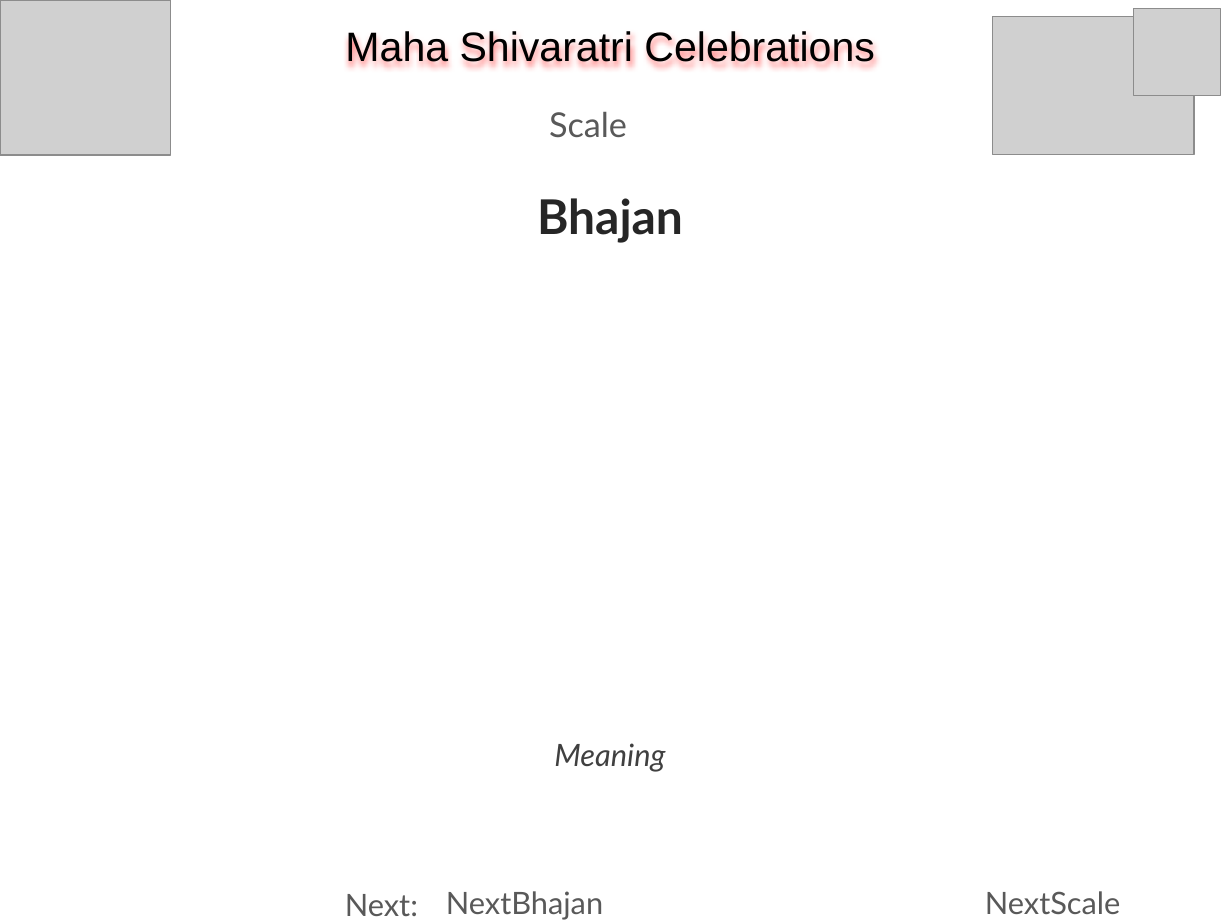
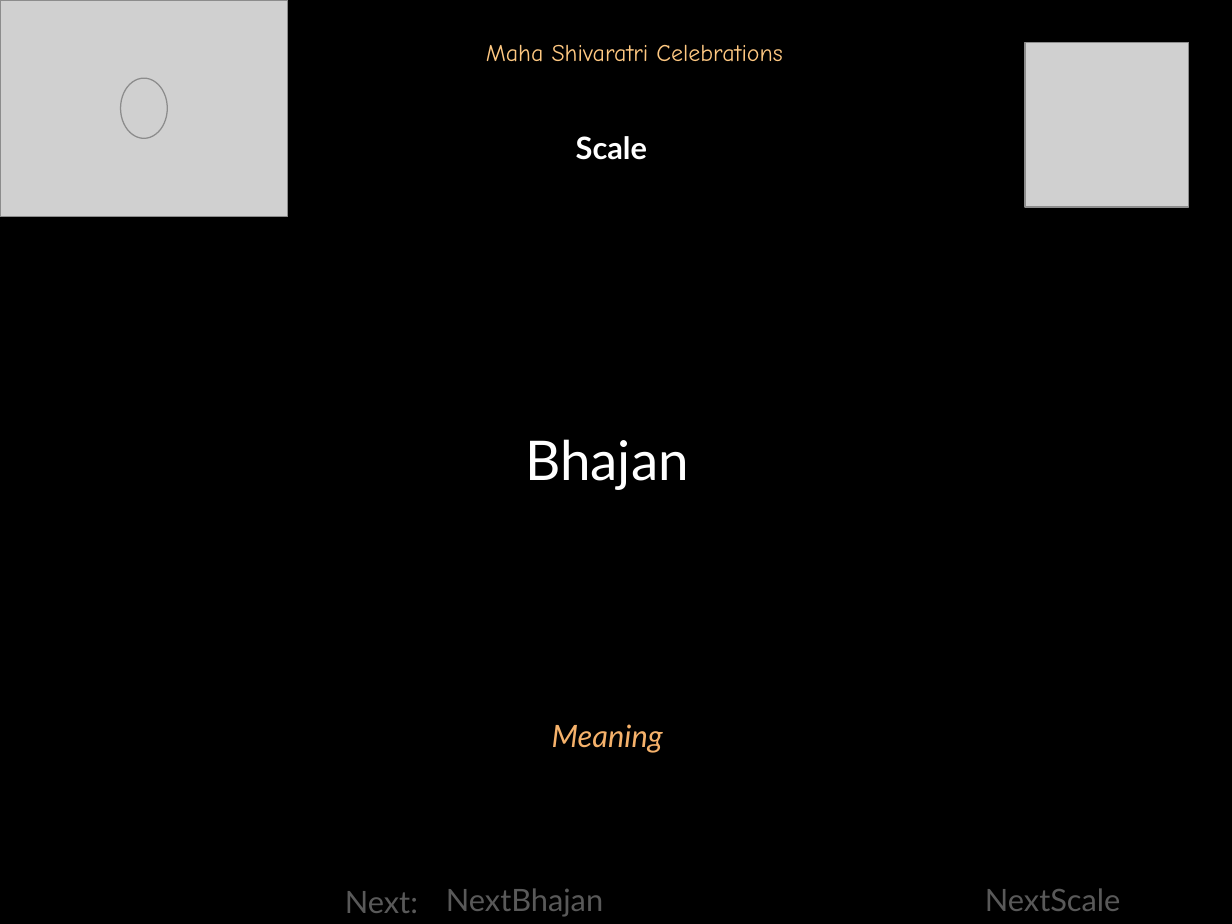
Before and after one commit to rkanadam/saibhajanmaker, a slide deck: slide 1 of WebContent/WEB-INF/templates/Shivaratri2019/master.pptx. Drawn at 1232x924 pixels with LibreOffice and Linux fonts; fonts in the diff are those of the drawing; grey boxes stand for pictures. Boxes give left, top, right and bottom in pixels: in the first picture for what was removed or moved away, otherwise in the second. Text is boxed around its words. In the diff, an @@ line names an element or a change of style, - is before the commit and + after.

Commit message:
Fixing templates for Shivaratri and master

```diff
--- a/WebContent/WEB-INF/templates/Shivaratri2019/master.pptx
+++ b/WebContent/WEB-INF/templates/Shivaratri2019/master.pptx
@@ background #FFFFFF to #000000 @@
@@ picture removed at box(0, 0, 170, 155) @@
@@ picture added at box(0, 0, 288, 217) @@
@@ picture removed at box(992, 16, 1194, 154) @@
@@ text "Maha Shivaratri Celebrations": place and size @@
-text "Maha Shivaratri Celebrations" at box(345, 31, 875, 62)
+text "Maha Shivaratri Celebrations" at box(486, 44, 783, 62)
@@ text "Maha Shivaratri Celebrations" at box(486, 44, 783, 62): size 24 to 14 pt, font Arial to Comic Neue, text colour #000000 to gradient #FFC982 to #F58F09, letter outline none to #595959 0.75 pt @@
@@ picture: place and size @@
-picture at box(1133, 9, 1220, 96)
+picture at box(1025, 42, 1189, 207)
@@ picture added at box(121, 78, 168, 138) @@
@@ text at box(576, 136, 647, 160): paragraph added @@
+:
@@ text "Scale": place and size @@
-text "Scale" at box(549, 112, 627, 138)
+text "Scale" at box(576, 136, 647, 160)
@@ text at box(576, 136, 647, 160): size 20 to 18 pt, text colour #595959 to #FFFFFF, bold on in "Scale" @@
@@ text "Bhajan": place and size @@
-text "Bhajan" at box(537, 198, 683, 243)
+text "Bhajan" at box(525, 439, 689, 490)
@@ text "Bhajan" at box(525, 439, 689, 490): size 28 to 32 pt, text colour #262626 to #FFFFFF, bold off; vertical alignment top to middle @@
@@ text "Meaning": place and size @@
-text "Meaning" at box(554, 743, 665, 772)
+text "Meaning" at box(552, 724, 663, 753)
@@ text "Meaning" at box(552, 724, 663, 753): text colour #404040 to #F6B26B; line spacing 0.9 to 1; less space between paragraphs @@
```
Also in this commit, not shown: 1 other file.
